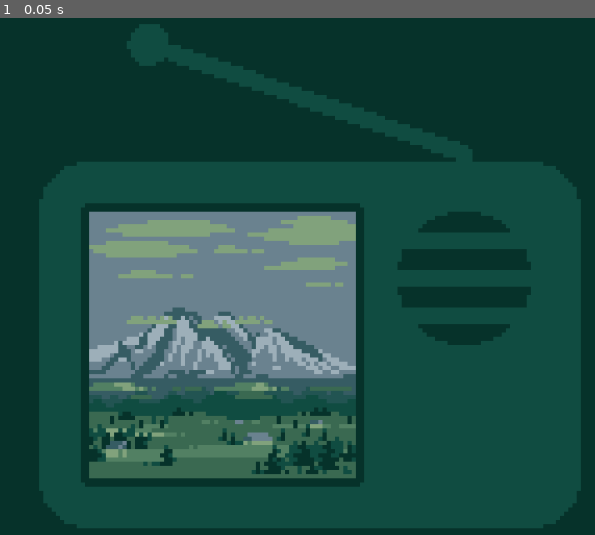
Above: before the commit, frame 1.
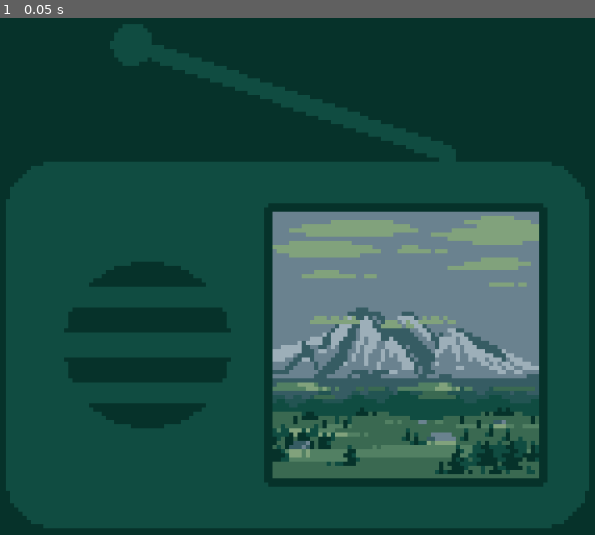
Above: after the commit, the same moment.

Repository: auranym/tunepix
Game: Godot game, scene res://main.tscn
The game is run twice, just before and just after one commit, with the same random seed, the same clock (stepped at 60 frames per second) and the same inputs.
Inputs:
- Up to frame 1 (0.05 s): no input

The runs differ from the first frame. In frame 1, 41% of the frame differs, in the area x 1-99%, y 1-99%.

Commit message:
speaker can now be placed on left side or both sides, and vertical alignment is configurable

Diff:
--- a/default_bus_layout.tres
+++ b/default_bus_layout.tres
@@ -4,7 +4,7 @@
 resource_name = "SpectrumAnalyzer"
 
 [resource]
-bus/0/volume_db = -0.128275
+bus/0/volume_db = -80.0
 bus/1/name = &"Analyzer"
 bus/1/solo = false
 bus/1/mute = false
--- a/main.tscn
+++ b/main.tscn
@@ -46,13 +46,12 @@
 anchor_top = 0.5
 anchor_right = 0.5
 anchor_bottom = 0.5
-offset_left = -65.0
+offset_left = -73.0
 offset_top = -61.5
-offset_right = 65.0
+offset_right = 67.0
 offset_bottom = 61.5
 grow_horizontal = 2
 grow_vertical = 2
-bump_energy = null
 config = ExtResource("4_1oibb")
 
 [node name="AudioStreamPlayer" type="AudioStreamPlayer" parent="SubViewport/Main"]
--- a/radio.gd
+++ b/radio.gd
@@ -39,12 +39,20 @@
 
 		var speaker_length = 2 * (config.speaker_radius + config.speaker_bump_radius)
 		var width = (
-			config.art_padding
-			+ config.art.get_width()
+			config.art.get_width()
 			+ config.gap
 			+ speaker_length
 			+ config.speaker_padding
 		)
+		if config.speaker_placement == RadioConfig.SpeakerPlacement.BOTH:
+			width += (
+				config.gap
+				+ speaker_length
+				+ config.speaker_padding
+			)
+		else:
+			width += config.art_padding
+
 		var height = max(
 			2 * config.art_padding + config.art.get_height(),
 			2 * config.speaker_padding + speaker_length
@@ -74,7 +82,7 @@
 	if config.antenna_visible:
 		_draw_antenna()
 	_draw_background()
-	_draw_speaker()
+	_draw_speakers()
 	_draw_displayed_texture()
 
 
@@ -165,25 +173,56 @@
 	)
 
 
-func _draw_speaker():
+func _draw_speakers():
+	var speaker_max_radius = config.speaker_radius + config.speaker_bump_radius
+	var speaker_y_pos
+	match config.speaker_alignment:
+		RadioConfig.SpeakerAlignment.TOP:
+			speaker_y_pos = _box_rect.position.y + config.speaker_padding
+		RadioConfig.SpeakerAlignment.CENTER:
+			speaker_y_pos = _box_rect.position.y + _box_rect.size.y / 2.0 - speaker_max_radius
+		RadioConfig.SpeakerAlignment.BOTTOM:
+			speaker_y_pos = _box_rect.position.y + _box_rect.size.y - config.speaker_padding - 2 * speaker_max_radius
+
+	# Draw left speaker
+	if config.speaker_placement != RadioConfig.SpeakerPlacement.RIGHT:
+		_draw_speaker(
+			Vector2(
+				_box_rect.position.x + config.speaker_padding,
+				speaker_y_pos
+			)
+		)
+	# Draw right speaker
+	if config.speaker_placement != RadioConfig.SpeakerPlacement.LEFT:
+		_draw_speaker(
+			Vector2(
+				_box_rect.position.x + _box_rect.size.x - config.speaker_padding - 2 * speaker_max_radius,
+				speaker_y_pos
+			)
+		)
+
+
+# pos is top-left
+func _draw_speaker(pos: Vector2):
 	var speaker_max_radius = config.speaker_radius + config.speaker_bump_radius
 	var speaker_animated_dist = 0 if not bump_energy else bump_energy * config.speaker_bump_radius
 	var speaker_animated_radius = config.speaker_radius + speaker_animated_dist
 
 	# Speaker circle
 	draw_circle(
-		Vector2(
-			_box_rect.position.x + _box_rect.size.x - config.speaker_padding - speaker_max_radius,
-			_box_rect.position.y + config.speaker_padding + speaker_max_radius
-		),
+		pos + Vector2(speaker_max_radius, speaker_max_radius),
 		speaker_animated_radius,
 		config.color_dark if config.color_theme == RadioConfig.ColorTheme.LIGHT else config.color_light
 	)
 	# Speaker partitions
-	var partition_base_position = Vector2(
-		_box_rect.position.x + _box_rect.size.x - config.speaker_padding - speaker_max_radius - speaker_animated_radius,
-		_box_rect.position.y + config.speaker_padding + config.speaker_bump_radius - speaker_animated_dist
-	)
+	var partition_base_position = pos + Vector2(
+		config.speaker_bump_radius - speaker_animated_dist,
+		config.speaker_bump_radius - speaker_animated_dist
+	)
+	#Vector2(
+		#_box_rect.position.x + _box_rect.size.x - config.speaker_padding - speaker_max_radius - speaker_animated_radius,
+		#_box_rect.position.y + config.speaker_padding + config.speaker_bump_radius - speaker_animated_dist
+	#)
 	var partition_width = 2 * speaker_animated_radius / float(2 * config.speaker_partitions + 1)
 	for i in (2 * config.speaker_partitions + 1):
 		if i % 2 == 1:
@@ -197,10 +236,7 @@
 	# Speaker outline
 	if config.speaker_outline:
 		draw_circle(
-			Vector2(
-				_box_rect.position.x + _box_rect.size.x - config.speaker_padding - speaker_max_radius,
-				_box_rect.position.y + config.speaker_padding + speaker_max_radius
-			),
+			pos + Vector2(speaker_max_radius, speaker_max_radius),
 			speaker_animated_radius + 1,
 			config.color_med,
 			false,
@@ -210,7 +246,12 @@
 
 func _draw_displayed_texture():
 	var art_size = config.art.get_size()
-	var art_position = _box_rect.position + Vector2(config.art_padding, config.art_padding)
+	var art_position = _box_rect.position + Vector2(
+		config.art_padding if config.speaker_placement == RadioConfig.SpeakerPlacement.RIGHT else (
+			config.speaker_padding + 2 * (config.speaker_radius + config.speaker_bump_radius) + config.gap
+		),
+		config.art_padding
+	)
 	if config.art_outline:
 		_draw_rounded_rect(
 			Rect2(
--- a/radio.tscn
+++ b/radio.tscn
@@ -5,6 +5,4 @@
 [node name="Radio" type="Control"]
 layout_mode = 3
 anchors_preset = 0
-offset_right = 136.0
-offset_bottom = 137.0
 script = ExtResource("1_af1p5")
--- a/radio_config.gd
+++ b/radio_config.gd
@@ -4,6 +4,16 @@
 enum ColorTheme {
 	LIGHT,
 	DARK,
+}
+enum SpeakerPlacement {
+	LEFT,
+	BOTH,
+	RIGHT,
+}
+enum SpeakerAlignment {
+	TOP,
+	CENTER,
+	BOTTOM,
 }
 
 @export_group("Art", "art_")
@@ -50,6 +60,14 @@
 
 
 @export_group("Speaker", "speaker_")
+@export var speaker_placement: SpeakerPlacement = SpeakerPlacement.RIGHT:
+	set(val):
+		speaker_placement = val
+		emit_changed()
+@export var speaker_alignment: SpeakerAlignment = SpeakerAlignment.CENTER:
+	set(val):
+		speaker_alignment = val
+		emit_changed()
 @export var speaker_outline := false:
 	set(val):
 		speaker_outline = val
--- a/test/mountain_song_radio_config.tres
+++ b/test/mountain_song_radio_config.tres
@@ -13,10 +13,12 @@
 color_dark = Color(0.0627451, 0.298039, 0.254902, 1)
 color_theme = 1
 border_radius = 12
-gap = 2
+gap = 0
+speaker_placement = 0
+speaker_alignment = 1
 speaker_outline = false
-speaker_radius = 16
-speaker_bump_radius = 8
+speaker_radius = 20
+speaker_bump_radius = 10
 speaker_partitions = 3
 speaker_padding = 4
 antenna_visible = true
